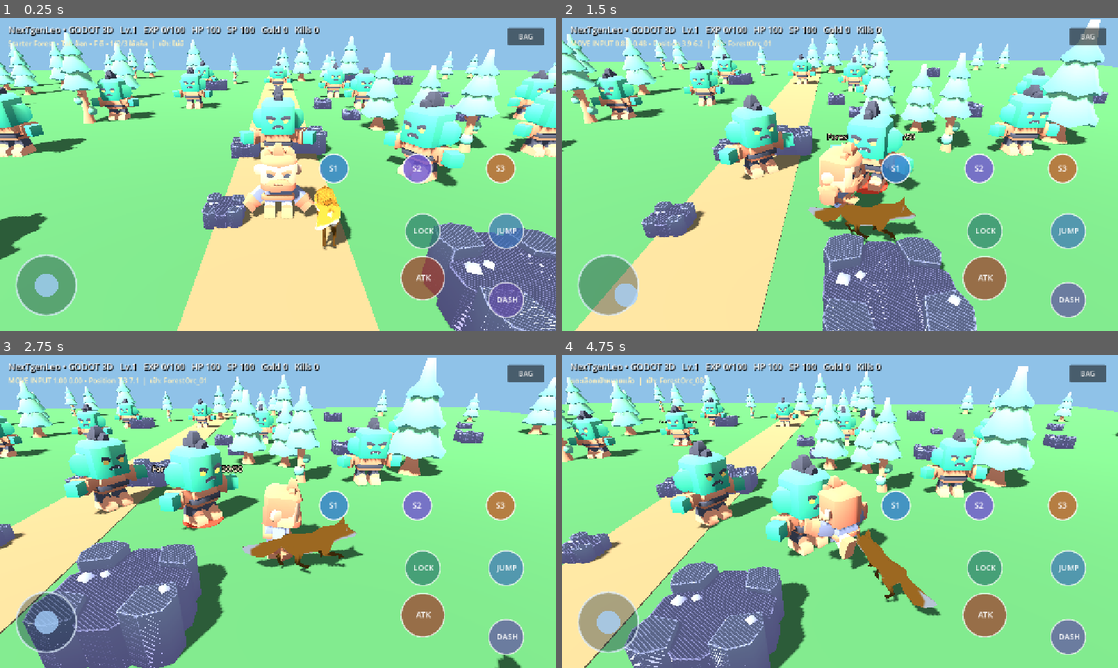
Above: before the commit, frames 1-4 (two rows, left to right).
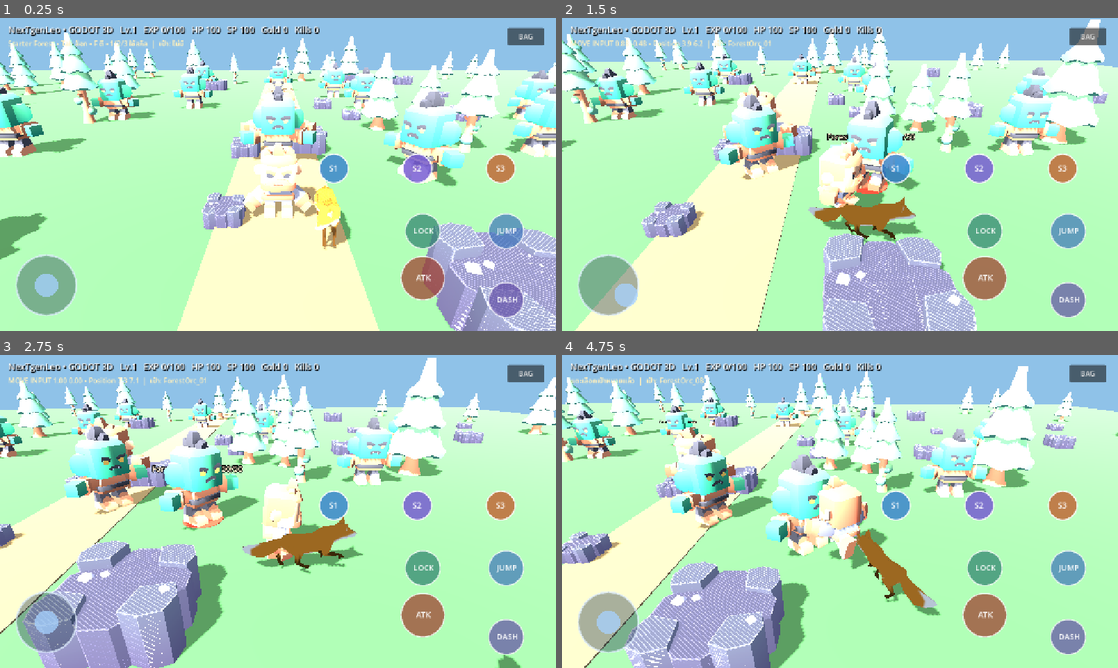
Above: after the commit, the same moments.

Repository: redfullmoon209-debug/NexTgenLeo
Game: Godot game, scene res://godot_src/main.tscn
Same seed, same stepped clock (60 frames per second), same inputs: the game is played once before the commit and once after it.
Inputs (mouse positions are in pixels of both pictures, inside the frame that each line leads up to):
- Up to frame 1 (0.25 s): no input
- Up to frame 2 (1.5 s): tap Enter at 0.5 s; move the mouse to (962, 158) at 0.52 s; hold D (leo_right) 0.53-1.25 s; hold F (leo_attack) 0.53-1.25 s; click (962, 158) at 0.67 s; tap Space at 0.77 s; drag from (728, 190) to (812, 237) at 1.27 s
- Up to frame 3 (2.75 s): move the mouse to (333, 442) at 2.02 s; hold D (leo_right) from 2.03 s (still down); hold Tab (leo_lock) from 2.03 s (still down); click (333, 442) at 2.17 s
- Up to frame 4 (4.75 s): release D (leo_right) at 2.75 s; release Tab (leo_lock) at 2.75 s; drag from (812, 574) to (673, 464) at 2.77 s; move the mouse to (1006, 558) at 3.52 s; hold A (leo_left) 3.53-4.25 s; tap Keypad Enter at 3.6 s; click (1006, 558) at 3.67 s; tap Space at 3.77 s; drag from (673, 464) to (756, 433) at 4.27 s

The runs differ from the first frame. In frame 1, 79% of the frame differs, in the area x 0-100%, y 4-100%; in frame 2, 80%, in the area x 0-100%, y 3-100%; in frame 3, 76%; in frame 4, 77%.

Commit message:
Match inventory mockup: real 3D character preview and color-coded hair weapon equipment fashion pet slots

Diff:
--- a/godot_src/main.gd
+++ b/godot_src/main.gd
@@ -929,9 +929,9 @@
     root.add_child(bag_button)
     bag_panel = PanelContainer.new()
     bag_panel.position = Vector2(12, 84)
-    bag_panel.custom_minimum_size = Vector2(710, 380)
+    bag_panel.custom_minimum_size = Vector2(800, 520)
     var view_size := get_viewport().get_visible_rect().size
-    var fit_scale := minf(1.0, minf((view_size.x - 24.0) / 735.0, (view_size.y - 96.0) / 420.0))
+    var fit_scale := minf(1.0, minf((view_size.x - 24.0) / 840.0, (view_size.y - 96.0) / 560.0))
     bag_panel.scale = Vector2.ONE * maxf(0.4, fit_scale)
     bag_panel.visible = false
     root.add_child(bag_panel)
@@ -939,7 +939,7 @@
     layout.add_theme_constant_override("separation", 14)
     bag_panel.add_child(layout)
     var status_column := VBoxContainer.new()
-    status_column.custom_minimum_size = Vector2(240, 360)
+    status_column.custom_minimum_size = Vector2(330, 430)
     layout.add_child(status_column)
     var status_title := Label.new()
     status_title.text = "CHARACTER STATUS"
@@ -948,8 +948,9 @@
     var separator := HSeparator.new()
     status_column.add_child(separator)
     character_status_label = Label.new()
-    character_status_label.add_theme_font_size_override("font_size", 17)
+    character_status_label.add_theme_font_size_override("font_size", 14)
     status_column.add_child(character_status_label)
+    _build_character_preview(status_column)
     var equip_title := Label.new()
     equip_title.text = "EQUIPMENT"
     equip_title.add_theme_font_size_override("font_size", 18)
@@ -979,7 +980,7 @@
     close_button.pressed.connect(_toggle_bag)
     paging.add_child(close_button)
     var scrolling := ScrollContainer.new()
-    scrolling.custom_minimum_size = Vector2(420, 270)
+    scrolling.custom_minimum_size = Vector2(420, 355)
     content.add_child(scrolling)
     bag_grid = GridContainer.new()
     bag_grid.columns = 10
@@ -1023,3 +1024,60 @@
     if character_status_label == null:
         return
     character_status_label.text = "Gender: %s\nClass: 0 • Novice\nLevel: %d / 100\nEXP: %d / %d\nHP: %d / 100\nStamina: %d / 100\nGold: %d\nKills: %d" % [active_gender.capitalize(), player_level, player_xp, player_level * 100, hp, int(stamina), gold, kills]
+
+func _build_character_preview(status_column: VBoxContainer) -> void:
+    var preview_area := Control.new()
+    preview_area.custom_minimum_size = Vector2(330, 285)
+    status_column.add_child(preview_area)
+    # Center: live 3D preview from the same player mesh resource, not a drawn silhouette.
+    var viewport_box := SubViewportContainer.new()
+    viewport_box.position = Vector2(72, 5)
+    viewport_box.custom_minimum_size = Vector2(180, 275)
+    viewport_box.mouse_filter = Control.MOUSE_FILTER_IGNORE
+    preview_area.add_child(viewport_box)
+    var preview_viewport := SubViewport.new()
+    preview_viewport.size = Vector2i(180, 275)
+    preview_viewport.transparent_bg = true
+    preview_viewport.render_target_update_mode = SubViewport.UPDATE_ALWAYS
+    viewport_box.add_child(preview_viewport)
+    var preview_world := Node3D.new()
+    preview_viewport.add_child(preview_world)
+    if player_visual != null:
+        var model_copy := player_visual.duplicate()
+        preview_world.add_child(model_copy)
+        model_copy.position = Vector3.ZERO
+        model_copy.rotation = Vector3.ZERO
+        model_copy.scale = Vector3.ONE
+    var preview_camera := Camera3D.new()
+    preview_camera.position = Vector3(0, 1.0, 3.6)
+    preview_camera.look_at(Vector3(0, 0.95, 0), Vector3.UP)
+    preview_camera.current = true
+    preview_world.add_child(preview_camera)
+    var light := DirectionalLight3D.new()
+    light.rotation_degrees = Vector3(-35, -30, 0)
+    light.light_energy = 2.0
+    preview_world.add_child(light)
+    # Color positions from the provided mockup; buttons are slot placeholders.
+    _preview_slot(preview_area, Vector2(8, 8), Color(0.25, 0.75, 0.30), "HAIR")
+    _preview_slot(preview_area, Vector2(6, 77), Color(1.0, 0.47, 0.13), "WEAPON R")
+    _preview_slot(preview_area, Vector2(6, 146), Color(1.0, 0.47, 0.13), "WEAPON L")
+    _preview_slot(preview_area, Vector2(6, 215), Color(1.0, 0.65, 0.77), "FASHION")
+    _preview_slot(preview_area, Vector2(267, 8), Color(0.94, 0.13, 0.19), "HAT")
+    _preview_slot(preview_area, Vector2(267, 63), Color(0.94, 0.13, 0.19), "SHIRT")
+    _preview_slot(preview_area, Vector2(267, 118), Color(0.94, 0.13, 0.19), "GLOVES")
+    _preview_slot(preview_area, Vector2(267, 173), Color(0.94, 0.13, 0.19), "PANTS")
+    _preview_slot(preview_area, Vector2(267, 228), Color(0.94, 0.13, 0.19), "SHOES")
+    _preview_slot(preview_area, Vector2(6, 270), Color(1.0, 0.65, 0.77), "PET")
+
+func _preview_slot(parent: Control, point: Vector2, tint: Color, slot_name: String) -> void:
+    var slot := Button.new()
+    slot.position = point
+    slot.custom_minimum_size = Vector2(51, 51)
+    slot.tooltip_text = slot_name
+    slot.text = ""
+    slot.disabled = true
+    var style := StyleBoxFlat.new()
+    style.bg_color = tint
+    style.set_corner_radius_all(25)
+    slot.add_theme_stylebox_override("disabled", style)
+    parent.add_child(slot)
